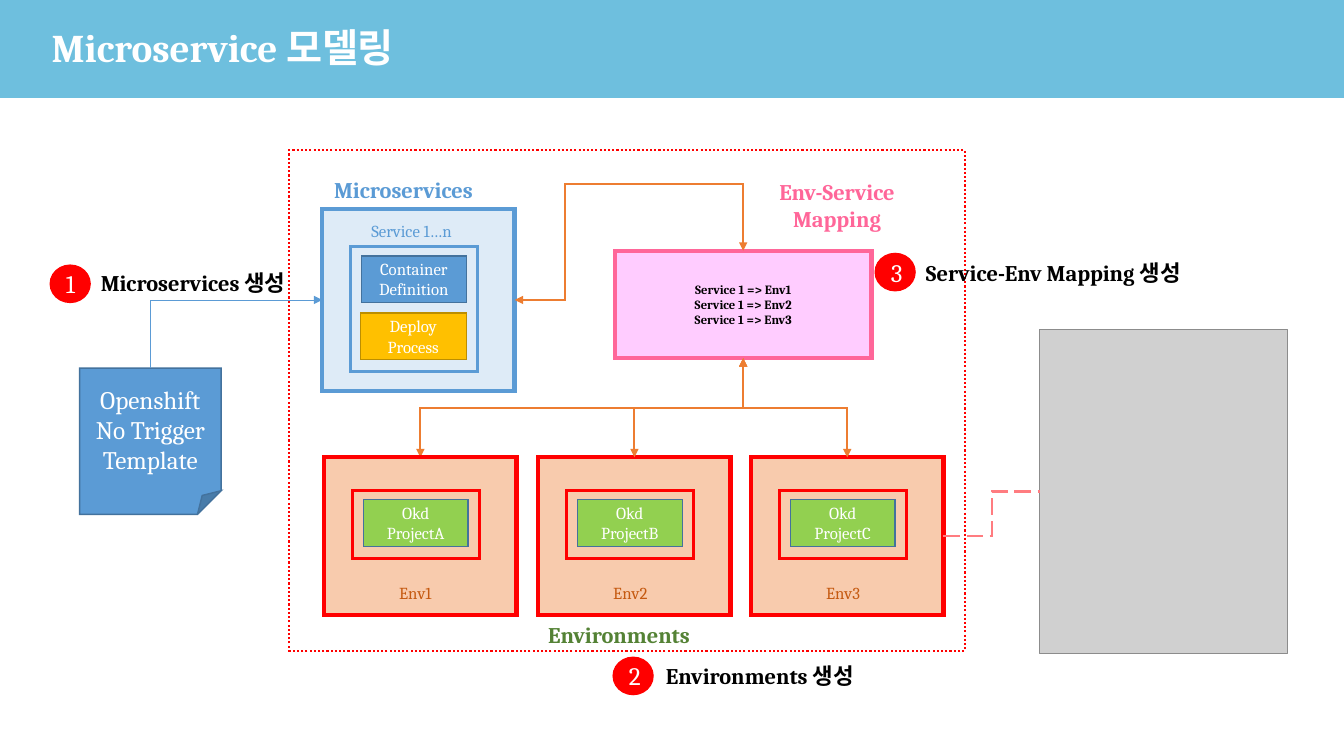
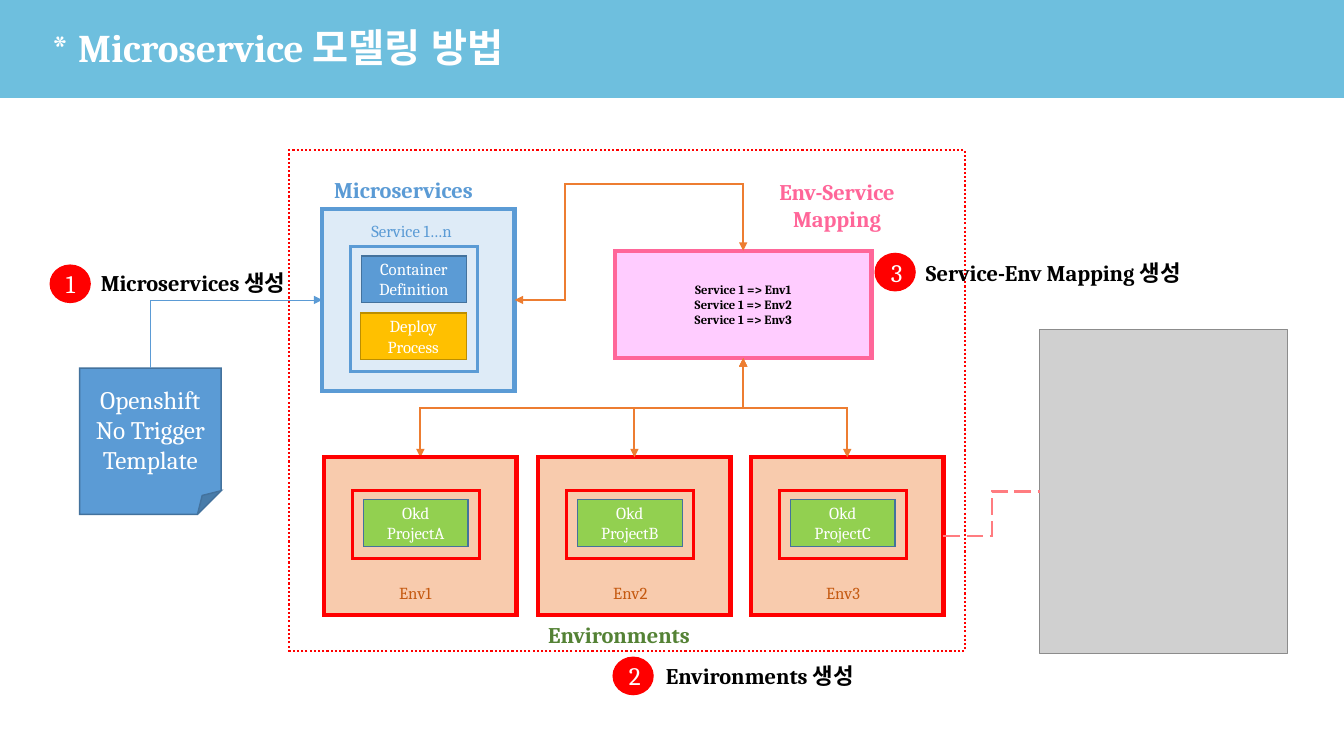
Before and after one commit to kin3303/DDI_OPENSHIFT, a slide deck: slide 8 of CICD 표준화작업 - DDP.pptx. Drawn at 1344x756 pixels with LibreOffice and Linux fonts; fonts in the diff are those of the drawing; grey boxes stand for pictures; background and template pictures are left out. Boxes give left, top, right and bottom in pixels: in the first picture for what was removed or moved away, otherwise in the second. Text is boxed around its words. In the diff, an @@ line names an element or a change of style, - is before the commit and + after.

```diff
--- a/CICD 표준화작업 - DDP.pptx
+++ b/CICD 표준화작업 - DDP.pptx
@@ title at (78,29,503,66): text changed @@
-Microservice 모델링
+* Microservice 모델링 방법
```
Also in this commit, not shown: 8 other slides changed.
